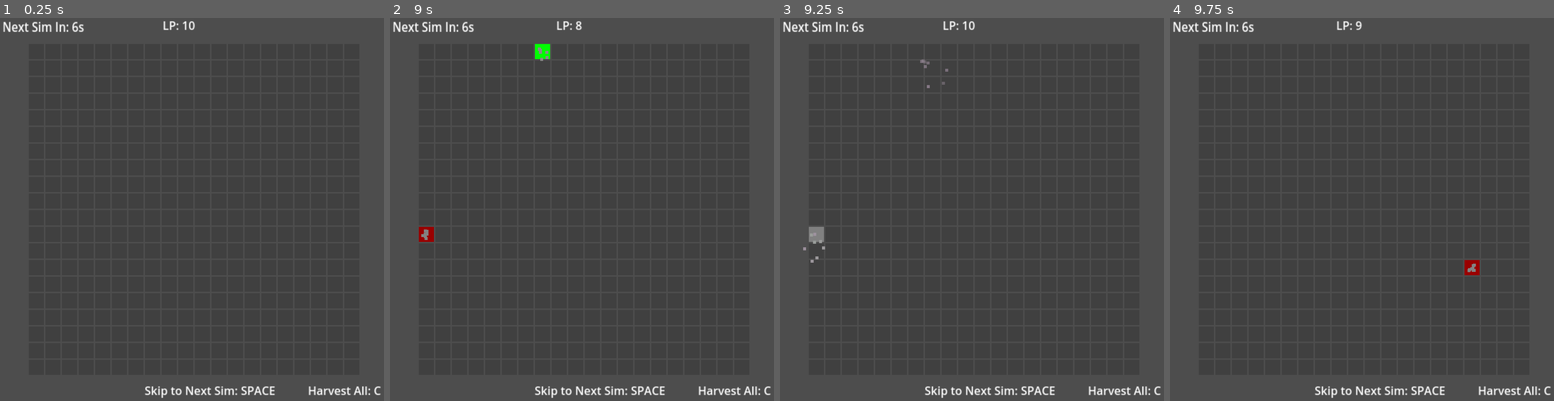
Above: before the commit, frames 1-4 (left to right).
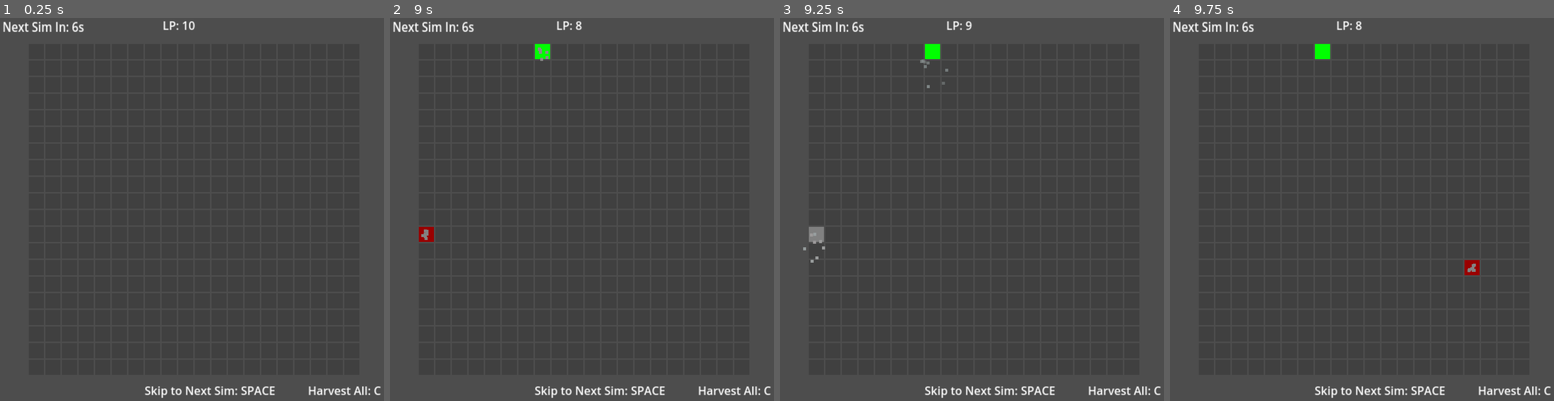
Above: after the commit, the same moments.

Repository: cyberneel/life-defense
Game: Godot game, scene res://scenes/game_scene.tscn
Two runs of this game, one before a commit and one after it. Both use one fixed random seed, a clock stepped at 60 frames per second and the inputs below.
Inputs (mouse positions are in pixels of both pictures, inside the frame that each line leads up to):
- Up to frame 1 (0.25 s): no input
- Up to frame 2 (9 s): tap Enter at 0.5, 4.25, 6.5 s; move the mouse to (424, 52) at 0.52 s; hold C (harvest_all) 0.53-1.28 s; click (424, 52) at 0.67 s; tap Space (next_sim_step) at 1.25, 2.85, 5.75, 5.85, 8.85 s; move the mouse to (424, 67) at 1.27 s; tap C (harvest_all) at 1.35, 2.3, 3.05, 4.35, 5.3, 6.05, 7.35, 8.3 s; click (424, 67) at 1.42 s; move the mouse to (424, 83) at 2.02 s; press the mouse at (424, 83) at 2.03 s; move the mouse to (424, 102) at 2.77 s; release the mouse at (424, 102) at 2.78 s; click (424, 102) at 2.92 s; move the mouse to (424, 117) at 3.52 s; hold C (harvest_all) 3.53-4.28 s; click (424, 117) at 3.67 s; move the mouse to (424, 132) at 4.27 s; click (424, 132) at 4.42 s; move the mouse to (424, 152) at 5.02 s; press the mouse at (424, 152) at 5.03 s; move the mouse to (424, 167) at 5.77 s; release the mouse at (424, 167) at 5.78 s; click (424, 167) at 5.92 s; move the mouse to (424, 182) at 6.52 s; hold C (harvest_all) 6.53-7.28 s; click (424, 182) at 6.67 s; move the mouse to (424, 201) at 7.27 s; click (424, 201) at 7.42 s; move the mouse to (424, 217) at 8.02 s; press the mouse at (424, 217) at 8.03 s; move the mouse to (424, 232) at 8.77 s; release the mouse at (424, 232) at 8.78 s; click (424, 232) at 8.92 s
- Up to frame 3 (9.25 s): tap C (harvest_all) at 9.05 s
- Up to frame 4 (9.75 s): tap Space (next_sim_step) at 9.5 s; move the mouse to (1477, 266) at 9.52 s; hold C (harvest_all) from 9.53 s (still down); click (1477, 266) at 9.67 s

Frames 1-2 are identical in both runs. In frame 3, 0.3% of the frame differs, in the area x 37-51%, y 0-11%; in frame 4, 0.2%.

Commit message:
Ignored enemies from harvest and simulation code

Diff:
--- a/scripts/grid_spawner.gd
+++ b/scripts/grid_spawner.gd
@@ -93,6 +93,10 @@
 			var is_alive: bool = get_block_node(num).is_alive
 			var neighbor_count: int = get_cell_neighbors(num, old_block_states)
 
+			# ignore enemy blocks
+			if get_block_node(num).block_type != 0:
+				continue
+
 			# Alive rules
 			if is_alive:
 				# Underpopulation
@@ -168,7 +172,8 @@
 	for x in range(grid_size):
 		for y in range(grid_size):
 			var num: int = get_block_idx_from_2d(x, y)
-			if (get_block_node(num).is_alive):
+			# Harvest only player blocks
+			if (get_block_node(num).is_alive) && get_block_node(num).block_type==0:
 				get_block_node(num).toggle_state()
 	pass
 
@@ -197,12 +202,14 @@
 	for x in range(-1, 2):
 		for y in range(-1, 2):
 			# ignore the cell itself and enemies
-			if (x == 0 && y == 0):
+			if (x == 0 && y == 0) || get_block_node(num).block_type != 0:
 				continue
 			# check if in range
 			if (pos.x + x >= 0 && pos.y + y >= 0) and (pos.x + x < grid_size && pos.y + y < grid_size):
+				# Check if neighbors is alive and ignore enemies
 				if block_states[get_block_idx_from_2d(pos.x+x, pos.y+y)]:
-					neighbors += 1
+					if get_block_node(get_block_idx_from_2d(pos.x+x, pos.y+y)).block_type == 0:
+						neighbors += 1
 	return neighbors
 
 # Get block node by index
